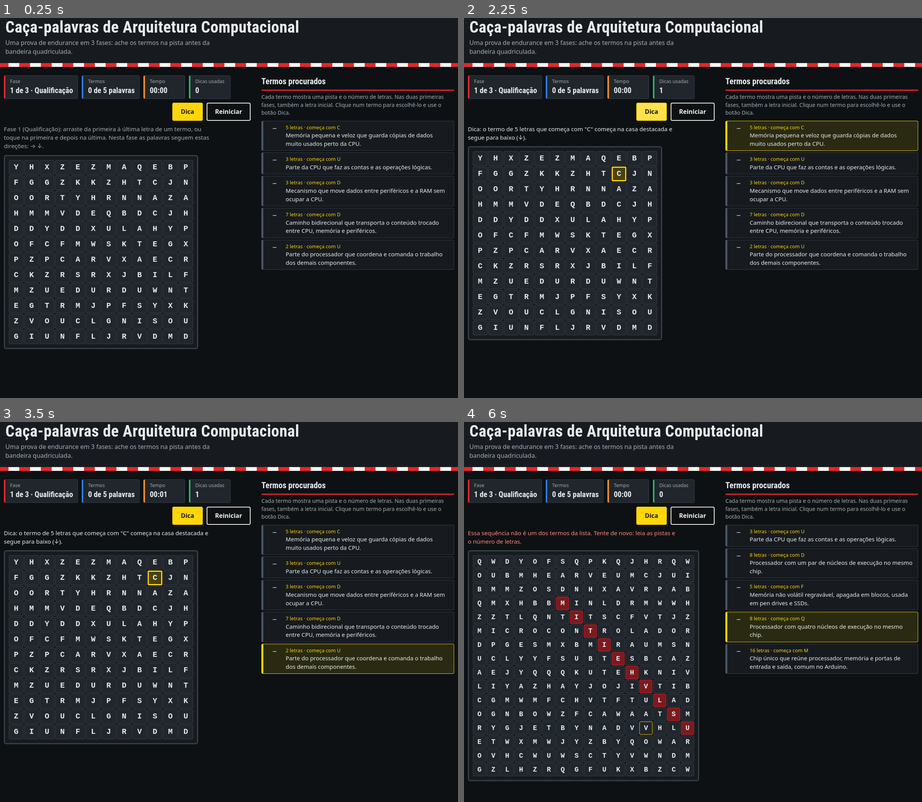
Above: before the commit, frames 1-4 (two rows, left to right).
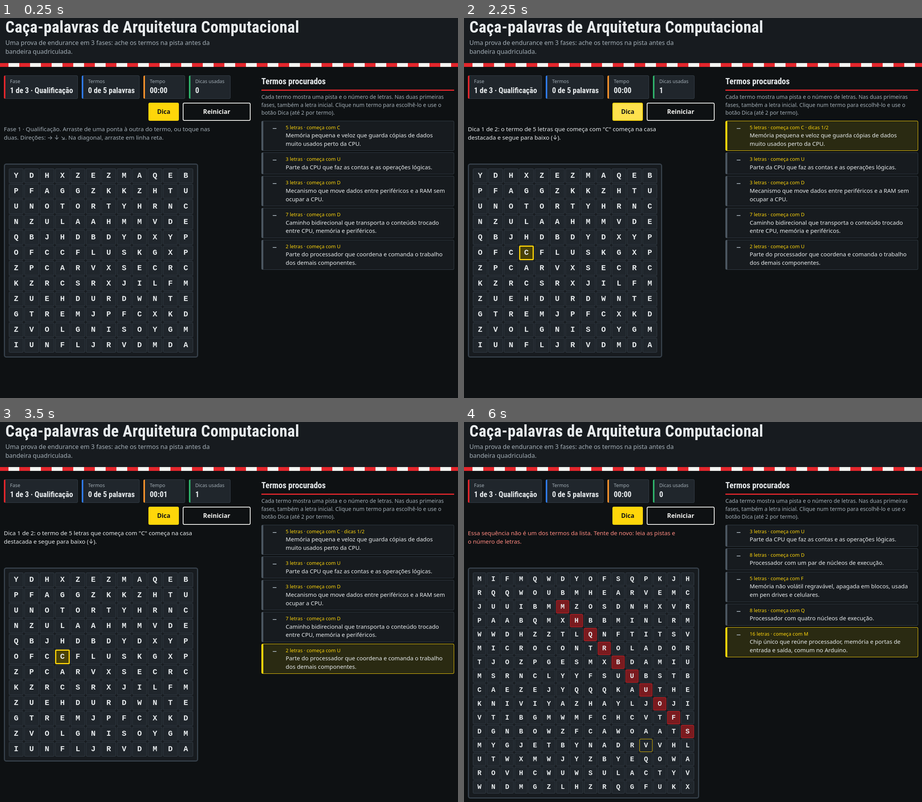
Above: after the commit, the same moments.

Repository: gustavoj007/jogo
Game: browser game, page files/index.html
The game is run twice, just before and just after one commit, with the same random seed, the same clock (stepped at 60 frames per second) and the same inputs.
Inputs (mouse positions are in pixels of both pictures, inside the frame that each line leads up to; where the layout moved, square brackets give the same spot in the first picture):
- Up to frame 1 (0.25 s): no input
- Up to frame 2 (2.25 s): click (693, 189) [693, 181] at 0.27 s; hold Right 1.03-1.53 s; click (693, 219) [693, 215] at 1.07 s; tap Space at 1.1, 1.6, 2.1 s; hold Down 1.58-1.85 s; click (601, 154) [601, 151] at 1.67 s; hold Left from 1.9 s (still down); click "Dica" at 2.02 s
- Up to frame 3 (3.5 s): click (320, 539) [320, 536] at 2.27 s; release Left at 2.47 s; hold Up 2.52-2.82 s; tap Space at 2.6, 3.1 s; click (297, 657) [297, 646] at 2.87 s; hold Right from 2.87 s (still down); click (114, 676) [114, 665] at 3.47 s
- Up to frame 4 (6 s): release Right at 3.53 s; hold Up 3.58-3.82 s; tap Space every 0.5 s from 3.6 to 5.6 s; hold Left 3.87-4.3 s; click (693, 524) [693, 517] at 4.07 s; hold Down 4.35-4.68 s; click "Reiniciar" at 4.52 s; click (825, 627) [825, 623] at 4.67 s; hold Right 4.73-5.23 s; click (555, 608) [555, 604] at 5.27 s; hold Down 5.28-5.55 s; hold Left from 5.6 s (still down); click (647, 741) [647, 726] at 5.87 s

The runs differ from the first frame. In frame 1, 6.0% of the frame differs, in the area x 0-73%, y 22-90%; in frame 2, 7.3%; in frame 3, 7.3%; in frame 4, 12%, in the area x 0-100%, y 22-100%.

Commit message:
versão finalizada

Diff:
--- a/files/index.html
+++ b/files/index.html
@@ -37,7 +37,7 @@
         </div>
         <div class="botoes">
           <button type="button" id="btn-dica" class="btn btn-dica">Dica</button>
-          <button type="button" id="btn-reiniciar" class="btn">Reiniciar</button>
+          <button type="button" id="btn-reiniciar" class="btn btn-reiniciar">Reiniciar</button>
         </div>
       </div>
 
@@ -55,7 +55,7 @@
 
     <aside class="torre" aria-label="Termos procurados">
       <h2>Termos procurados</h2>
-      <p class="torre-ajuda">Cada termo mostra uma pista e o número de letras. Nas duas primeiras fases, também a letra inicial. Clique num termo para escolhê-lo e use o botão Dica.</p>
+      <p class="torre-ajuda">Cada termo mostra uma pista e o número de letras. Nas duas primeiras fases, também a letra inicial. Clique num termo para escolhê-lo e use o botão Dica (até 2 por termo).</p>
       <ol id="lista" class="lista"></ol>
     </aside>
   </main>
--- a/files/script.js
+++ b/files/script.js
@@ -11,16 +11,16 @@
   { resposta: 'REGISTRADORES', pista: 'Minúsculos espaços dentro da CPU, os mais velozes, que guardam o dado em uso.' },
   { resposta: 'RAM', pista: 'Memória principal e volátil, onde ficam programas e dados em uso.' },
   { resposta: 'ROM', pista: 'Memória não volátil gravada na fabricação, cujo conteúdo o usuário não altera.' },
-  { resposta: 'EEPROM', pista: 'Memória não volátil que pode ser apagada e regravada eletricamente, byte a byte.' },
-  { resposta: 'FLASH', pista: 'Memória não volátil regravável, apagada em blocos, usada em pen drives e SSDs.' },
+  { resposta: 'EEPROM', pista: 'Memória não volátil que permite regravar dados byte a byte, comum em microcontroladores.' },
+  { resposta: 'FLASH', pista: 'Memória não volátil regravável, apagada em blocos, usada em pen drives e celulares.' },
   { resposta: 'CACHE', pista: 'Memória pequena e veloz que guarda cópias de dados muito usados perto da CPU.' },
   { resposta: 'MEMORIADEMASSA', pista: 'Guarda arquivos e programas de forma permanente e em grande volume, como HD ou SSD.' },
   { resposta: 'DMA', pista: 'Mecanismo que move dados entre periféricos e a RAM sem ocupar a CPU.' },
   { resposta: 'ADDRESSBUS', pista: 'Via de mão única pela qual a CPU informa qual posição de memória acessar.' },
   { resposta: 'DATABUS', pista: 'Caminho bidirecional que transporta o conteúdo trocado entre CPU, memória e periféricos.' },
   { resposta: 'MICROCONTROLADOR', pista: 'Chip único que reúne processador, memória e portas de entrada e saída, comum no Arduino.' },
-  { resposta: 'DUALCORE', pista: 'Processador com um par de núcleos de execução no mesmo chip.' },
-  { resposta: 'QUADCORE', pista: 'Processador com quatro núcleos de execução no mesmo chip.' }
+  { resposta: 'DUALCORE', pista: 'Processador com um par de núcleos de execução.' },
+  { resposta: 'QUADCORE', pista: 'Processador com quatro núcleos de execução.' }
 ];
 
 /* ---------- direções [passo na linha, passo na coluna] ---------- */
@@ -49,12 +49,13 @@
 
 /* ---------- as 3 fases ---------- */
 const PALAVRAS_POR_FASE = 5;
+const MAX_DICAS_POR_PALAVRA = 2;
 const FASES = [
   { nome: 'Qualificação', tam: 12,
-    dirs: [DIR.D, DIR.B],
+    dirs: [DIR.D, DIR.B, DIR.DB],
     inicial: true, dicaDirecao: true, letras: 'alfabeto' },
   { nome: 'Corrida', tam: 14,
-    dirs: [DIR.D, DIR.B, DIR.DB, DIR.E],
+    dirs: [DIR.D, DIR.B, DIR.DB, DIR.CD, DIR.E],
     inicial: true, dicaDirecao: true, letras: 'misto' },
   { nome: '24 Horas', tam: 16,
     dirs: TODAS_DIRECOES,
@@ -193,7 +194,8 @@
 let fimArrasto = null;
 let previaAtual = [];
 let selecionada = null;   // termo escolhido na lista
-let dicaCel = null;
+let dicaCels = [];        // casas destacadas pela dica atual
+let dicaPalavra = null;   // termo ao qual a dica atual pertence
 let achadas = 0;
 let segundos = 0;         // tempo total da partida
 let dicasUsadas = 0;      // dicas da partida inteira
@@ -246,8 +248,9 @@
   ancora = null;
 }
 function limparDica() {
-  if (dicaCel) dicaCel.el.classList.remove('dica');
-  dicaCel = null;
+  dicaCels.forEach(c => c.el.classList.remove('dica'));
+  dicaCels = [];
+  dicaPalavra = null;
 }
 function mensagem(texto, tipo) {
   mensagemEl.textContent = texto;
@@ -271,18 +274,21 @@
   contadorEl.textContent = achadas + ' de ' + PALAVRAS.length + ' palavras';
 }
 function rotuloDoTermo(p) {
-  return p.resposta.length + ' letras' + (cfg.inicial ? ' · começa com ' + p.resposta[0] : '');
+  return p.resposta.length + ' letras' + (cfg.inicial ? ' · começa com ' + p.resposta[0] : '') +
+    (p.dicas ? ' · dicas ' + p.dicas + '/' + MAX_DICAS_POR_PALAVRA : '');
 }
 function mensagemInicial() {
   const setas = cfg.dirs.map(d => SETA[d[0] + ',' + d[1]]).join(' ');
   const invertidas = cfg.dirs.some(d => d[0] < 0 || d[1] < 0);
-  return 'Fase ' + (nivelAtual + 1) + ' (' + cfg.nome + '): arraste da primeira à última letra de um termo, ' +
-    'ou toque na primeira e depois na última. Nesta fase as palavras seguem estas direções: ' + setas + '.' +
-    (invertidas ? ' Algumas aparecem de trás para frente.' : '');
+  const diagonais = cfg.dirs.some(d => d[0] !== 0 && d[1] !== 0);
+  return 'Fase ' + (nivelAtual + 1) + ' · ' + cfg.nome + '. Arraste de uma ponta à outra do termo, ou toque nas duas. ' +
+    'Direções: ' + setas + (invertidas ? ' (algumas de trás para frente)' : '') + '.' +
+    (diagonais ? ' Na diagonal, arraste em linha reta.' : '');
 }
 
 /* ---------- montagem de um nível ---------- */
 function iniciarNivel(indice) {
+  if (typeof cancelarConfirmacao === 'function') cancelarConfirmacao();
   nivelAtual = indice;
   const termosDaFase = partida[indice];
   cfg = { ...FASES[indice], termos: termosDaFase };
@@ -293,12 +299,12 @@
 
   const { grade, colocadas } = gerarTabuleiro(cfg);
   const pistas = Object.fromEntries(TERMOS.map(t => [t.resposta, t.pista]));
-  PALAVRAS = embaralhar(colocadas).map(p => ({ ...p, pista: pistas[p.resposta], achada: false }));
+  PALAVRAS = embaralhar(colocadas).map(p => ({ ...p, pista: pistas[p.resposta], achada: false, dicas: 0 }));
 
   // estado
   pararRelogio();
   ancora = null; arrastando = false; inicioArrasto = null; fimArrasto = null;
-  previaAtual = []; selecionada = null; dicaCel = null; achadas = 0;
+  previaAtual = []; selecionada = null; dicaCels = []; dicaPalavra = null; achadas = 0;
   segundosNoInicioDoNivel = segundos;
   dicasNoInicioDoNivel = dicasUsadas;
 
@@ -397,7 +403,7 @@
   p.linhaEl.classList.add('achada', 'cor-' + p.cor);
   p.posEl.textContent = 'P' + achadas;
   p.tituloEl.textContent = p.resposta;
-  if (dicaCel && dicaCel.r === p.linha && dicaCel.c === p.coluna) limparDica();
+  if (dicaPalavra === p) limparDica();
   atualizarContador();
 
   if (achadas < PALAVRAS.length) {
@@ -501,21 +507,50 @@
   p.linhaEl.classList.add('sel');
 }
 
+// Cada termo aceita até 2 dicas. A dica só é contada quando realmente revela algo:
+//   1ª dica: marca a casa onde o termo começa;
+//   2ª dica: marca também a última letra e diz a direção.
+// Clicar sem efeito (fase concluída, termo sem dicas sobrando) não gasta nem conta dica.
 function pedirDica() {
-  const alvo = selecionada && !selecionada.achada ? selecionada : PALAVRAS.find(x => !x.achada);
-  if (!alvo) return;
+  if (achadas === PALAVRAS.length) {
+    mensagem('Todos os termos desta fase já foram encontrados.', 'destaque');
+    return;
+  }
+  let alvo = selecionada && !selecionada.achada ? selecionada : null;
+  if (!alvo) alvo = PALAVRAS.find(x => !x.achada && x.dicas < MAX_DICAS_POR_PALAVRA);
+  if (!alvo) {
+    mensagem('Os termos que faltam já usaram as ' + MAX_DICAS_POR_PALAVRA + ' dicas. Agora é com você!', 'destaque');
+    return;
+  }
+  if (alvo.dicas >= MAX_DICAS_POR_PALAVRA) {
+    mensagem('Este termo já usou as ' + MAX_DICAS_POR_PALAVRA + ' dicas. Escolha outro termo ou continue procurando.', 'destaque');
+    return;
+  }
+
   escolherPalavra(alvo);
-  limparDica();
-  dicaCel = cels[alvo.linha][alvo.coluna];
-  dicaCel.el.classList.add('dica');
+  alvo.dicas++;
   dicasUsadas++;
   dicasEl.textContent = dicasUsadas;
+  alvo.tituloEl.textContent = rotuloDoTermo(alvo);
   iniciarRelogio();
-  if (cfg.dicaDirecao) {
-    mensagem('Dica: o termo de ' + alvo.resposta.length + ' letras que começa com "' + alvo.resposta[0] +
-      '" começa na casa destacada e segue ' + NOME_DIRECAO[alvo.dl + ',' + alvo.dc] + '.', 'destaque');
+
+  limparDica();
+  const tamanhoPalavra = alvo.resposta.length - 1;
+  const inicio = cels[alvo.linha][alvo.coluna];
+  const fim = cels[alvo.linha + alvo.dl * tamanhoPalavra][alvo.coluna + alvo.dc * tamanhoPalavra];
+  dicaPalavra = alvo;
+  dicaCels = alvo.dicas === 1 ? [inicio] : [inicio, fim];
+  dicaCels.forEach(c => c.el.classList.add('dica'));
+
+  const direcao = NOME_DIRECAO[alvo.dl + ',' + alvo.dc];
+  if (alvo.dicas === 1) {
+    mensagem(cfg.dicaDirecao
+      ? 'Dica 1 de 2: o termo de ' + alvo.resposta.length + ' letras que começa com "' + alvo.resposta[0] +
+        '" começa na casa destacada e segue ' + direcao + '.'
+      : 'Dica 1 de 2: o termo escolhido, de ' + alvo.resposta.length + ' letras, começa na casa destacada. A direção é com você.',
+    'destaque');
   } else {
-    mensagem('Dica: o termo escolhido, de ' + alvo.resposta.length + ' letras, começa na casa destacada. A direção é com você.', 'destaque');
+    mensagem('Dica 2 de 2: as casas destacadas são a primeira e a última letra do termo, que segue ' + direcao + '.', 'destaque');
   }
 }
 
@@ -527,14 +562,33 @@
   iniciarNivel(0);
 }
 
+// Reiniciar com progresso pede um segundo clique (sem janela do navegador, que pode ser bloqueada).
+const btnReiniciar = document.getElementById('btn-reiniciar');
+let esperandoConfirmacao = null;
+
+function cancelarConfirmacao() {
+  clearTimeout(esperandoConfirmacao);
+  esperandoConfirmacao = null;
+  btnReiniciar.textContent = 'Reiniciar';
+}
+
 function pedirReinicio() {
   const temProgresso = nivelAtual > 0 || achadas > 0;
-  if (temProgresso && !window.confirm('Reiniciar volta à fase 1 e sorteia tudo de novo, inclusive as palavras. Continuar?')) return;
+  if (temProgresso && !esperandoConfirmacao) {
+    btnReiniciar.textContent = 'Confirmar reinício';
+    mensagem('Reiniciar volta à fase 1 e sorteia tudo de novo, inclusive as palavras. Clique em "Confirmar reinício" para continuar.', 'destaque');
+    esperandoConfirmacao = setTimeout(() => {
+      cancelarConfirmacao();
+      if (mensagemEl.textContent.startsWith('Reiniciar volta')) mensagem(mensagemInicial());
+    }, 4000);
+    return;
+  }
+  cancelarConfirmacao();
   reiniciarTudo();
 }
 
 document.getElementById('btn-dica').addEventListener('click', pedirDica);
-document.getElementById('btn-reiniciar').addEventListener('click', pedirReinicio);
+btnReiniciar.addEventListener('click', pedirReinicio);
 btnFinal.addEventListener('click', () => { if (acaoFinal) acaoFinal(); });
 
 reiniciarTudo();
--- a/files/style.css
+++ b/files/style.css
@@ -95,11 +95,13 @@
   cursor: pointer;
 }
 .btn:hover { background: #ffffff1a; }
+.btn-reiniciar { min-width: 11em; }
 .btn-dica { background: var(--amarelo); border-color: var(--amarelo); color: #141414; }
 .btn-dica:hover { background: #ffe14d; }
 .btn:focus-visible, .linha:focus-visible, .cel:focus-visible { outline: 3px solid var(--amarelo); outline-offset: 2px; }
 
-.mensagem { margin: 0 0 12px; max-width: 62ch; color: var(--suave); font-size: .95rem; min-height: 2.9em; }
+.mensagem { margin: 0 0 12px; max-width: 62ch; color: var(--suave); font-size: .95rem; height: 5.8em;
+  overflow-y: auto; }
 .mensagem.destaque { color: var(--texto); }
 .mensagem.erro { color: #ff8a80; }
 .mensagem.sucesso { color: #7be0a6; font-weight: 600; }
@@ -224,6 +226,7 @@
   .cel.errada { animation: none; }
 }
 @media (max-width: 700px) {
+  .mensagem { height: 7.3em; }
   .jogo { padding: 16px 8px 40px; }
   .grade { padding: 6px; gap: 1px; --cel: min(var(--cel-max, 34px), calc((100vw - 54px) / var(--n, 16))); }
   .botoes { margin-left: 0; width: 100%; }
